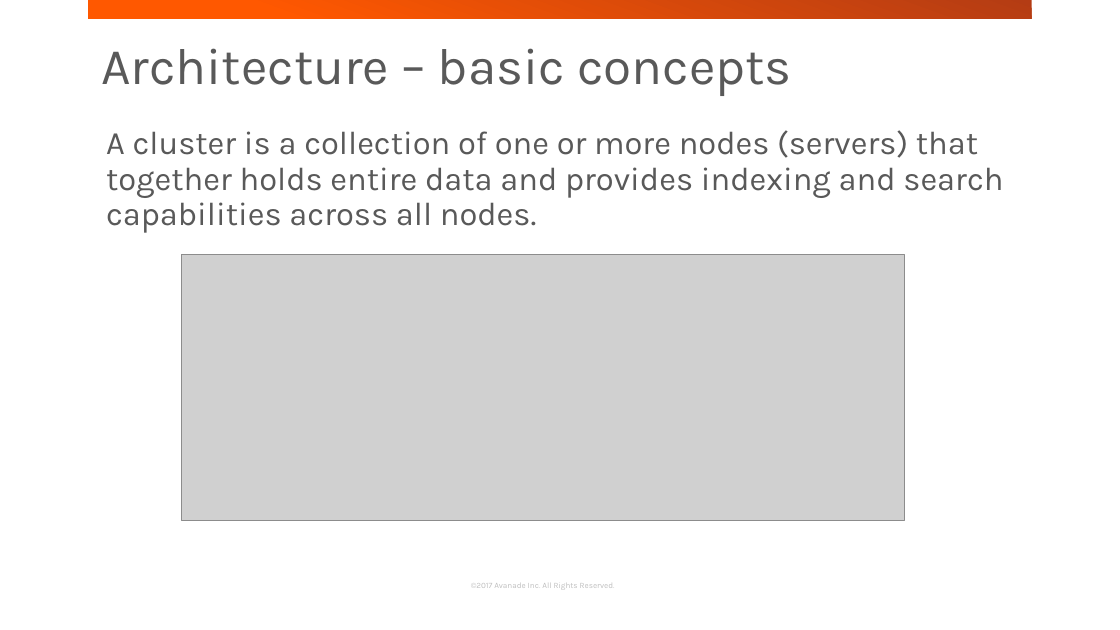
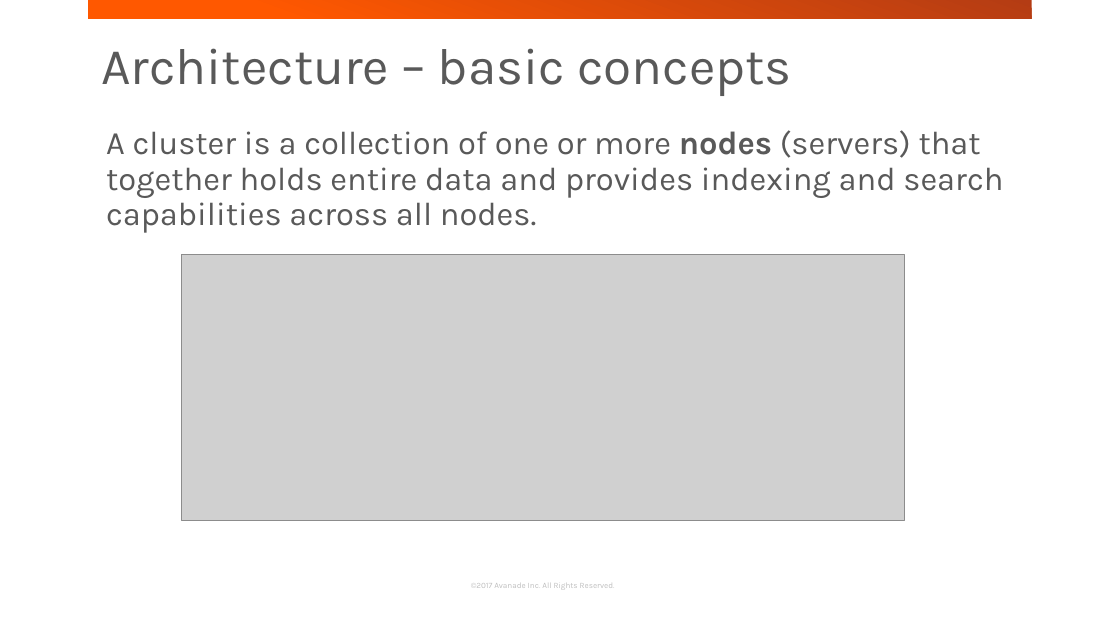
Before and after one commit to jakubgw/elasticsearch-short-intruduction, a slide deck: slide 5 of elasticsearch short introduction.pptx. Drawn at 1120x630 pixels with LibreOffice and Linux fonts; fonts in the diff are those of the drawing; grey boxes stand for pictures; background and template pictures are left out. Boxes give left, top, right and bottom in pixels: in the first picture for what was removed or moved away, otherwise in the second. Text is boxed around its words. In the diff, an @@ line names an element or a change of style, - is before the commit and + after.

```diff
--- a/elasticsearch short introduction.pptx
+++ b/elasticsearch short introduction.pptx
@@ text "A cluster is a collection ..." at bbox=[106, 130, 1003, 233]: bold on in "nodes" @@
```
Also in this commit, not shown: 8 other slides changed, 3 slides added, 1 slide removed, 4 other files.
